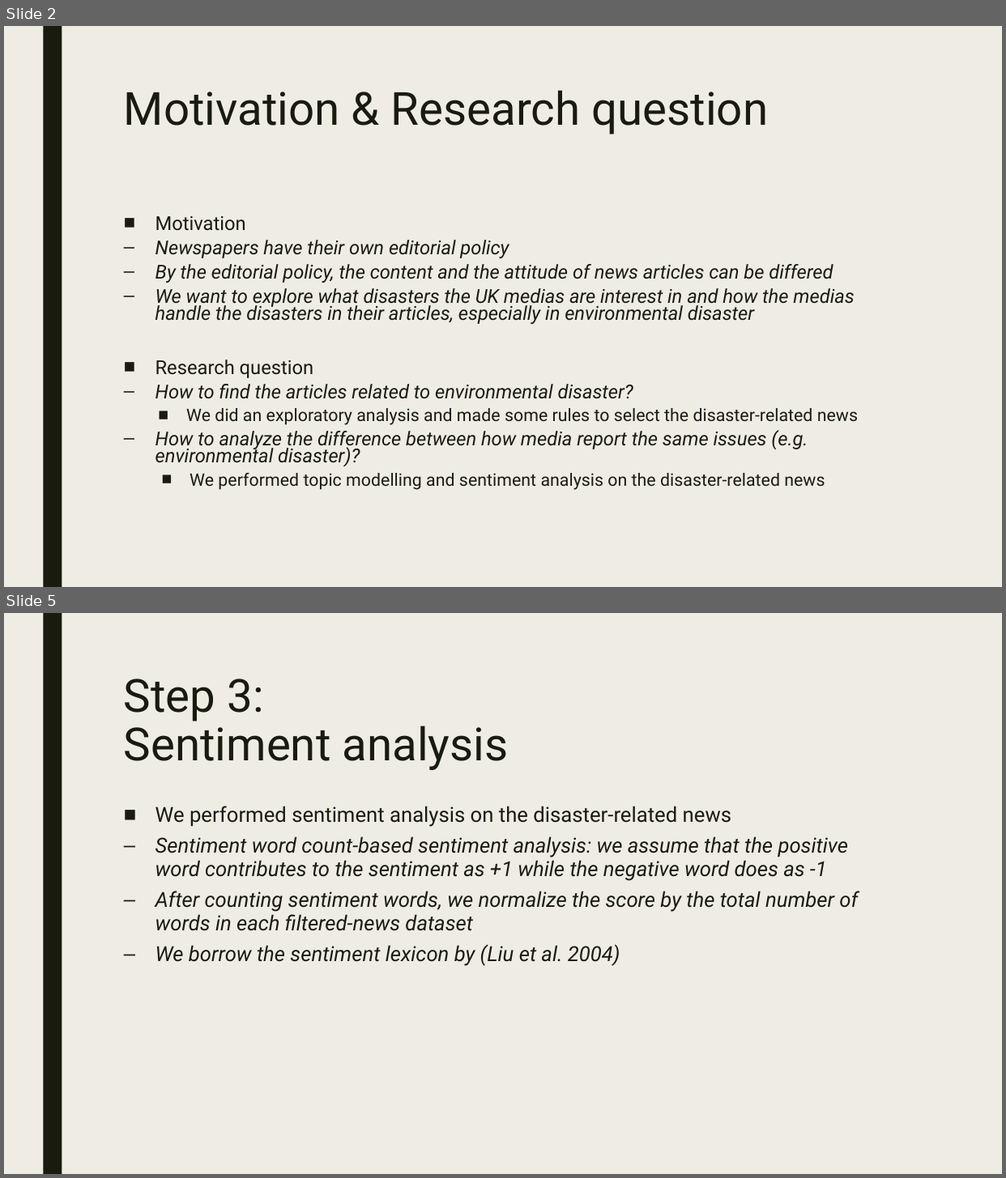
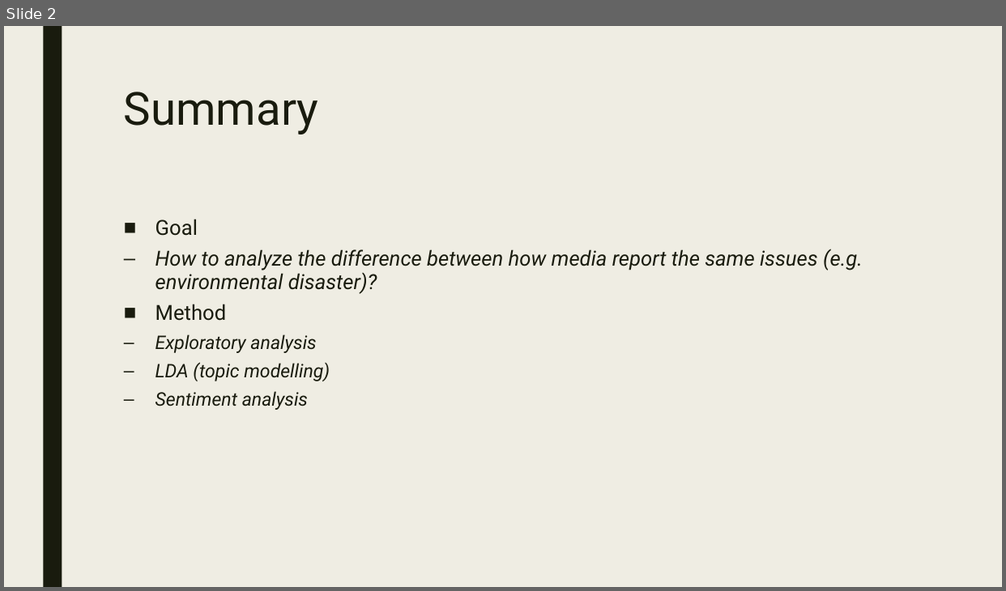
Before and after one commit to hsg1991/team2, a slide deck: team2_datathon_presentation.pptx. Shown one above the other, each under a label of ours: slides 2 and 5 before the commit, slide 2 after it; the slides between them are not shown. The pictures are 1006x1178 and 1006x591 pixels, drawn with LibreOffice and Linux fonts; fonts in the diff are those of the drawing. Boxes give left, top, right and bottom in pixels: in the first picture for what was removed or moved away, otherwise in the second. Text is boxed around its words. In the diff, an @@ line names an element or a change of style, - is before the commit and + after.

```diff
--- a/team2_datathon_presentation.pptx
+++ b/team2_datathon_presentation.pptx
@@ slide 5 removed at <box>4,613,1002,1174</box>, background #EFEDE3; not listed: 1 template element that a slide beside it also shows @@
@@ title removed at <box>124,679,509,770</box> @@
-Step 3:
-Sentiment analysis
@@ text removed at <box>155,806,858,966</box> @@
-■ We performed sentiment analysis on the disaster-related news
-  – Sentiment word count-based sentiment analysis: we assume that the positive word contributes to the sentiment as +1 while the negative word does as -1
-  – After counting sentiment words, we normalize the score by the total number of words in each filtered-news dataset
-  – We borrow the sentiment lexicon by (Liu et al. 2004)
@@ slide 2 changed as well @@
@@ title at <box>124,92,319,135</box>: text changed @@
-Motivation & Research question
+Summary
@@ text at <box>155,219,198,236</box>: text changed; size 18.5 to 20 pt; italic off @@
-■ Motivation
-  – Newspapers have their own editorial policy
-  – By the editorial policy, the content and the attitude of news articles can be differed
-  – We want to explore what disasters the UK medias are interest in and how the medias handle the disasters in their articles, especially in environmental disaster
-■ Research question
-  – How to find the articles related to environmental disaster?
-    ■ We did an exploratory analysis and made some rules to select the disaster-related news
+■ Goal
@@ text at <box>155,249,863,294</box>: size 18.5 to 20 pt in "How to analyze the difference between how ..."; line spacing 0.74 to 0.94 @@
@@ text at <box>155,304,330,410</box>: text changed; size 16.6 to 18 pt; italic on @@
-    ■ We performed topic modelling and sentiment analysis on the disaster-related news
+    ■ Method
+      – Exploratory analysis
+      – LDA (topic modelling)
+      – Sentiment analysis
```
Also in this commit, not shown: 1 other slide changed, 4 other slides removed.
